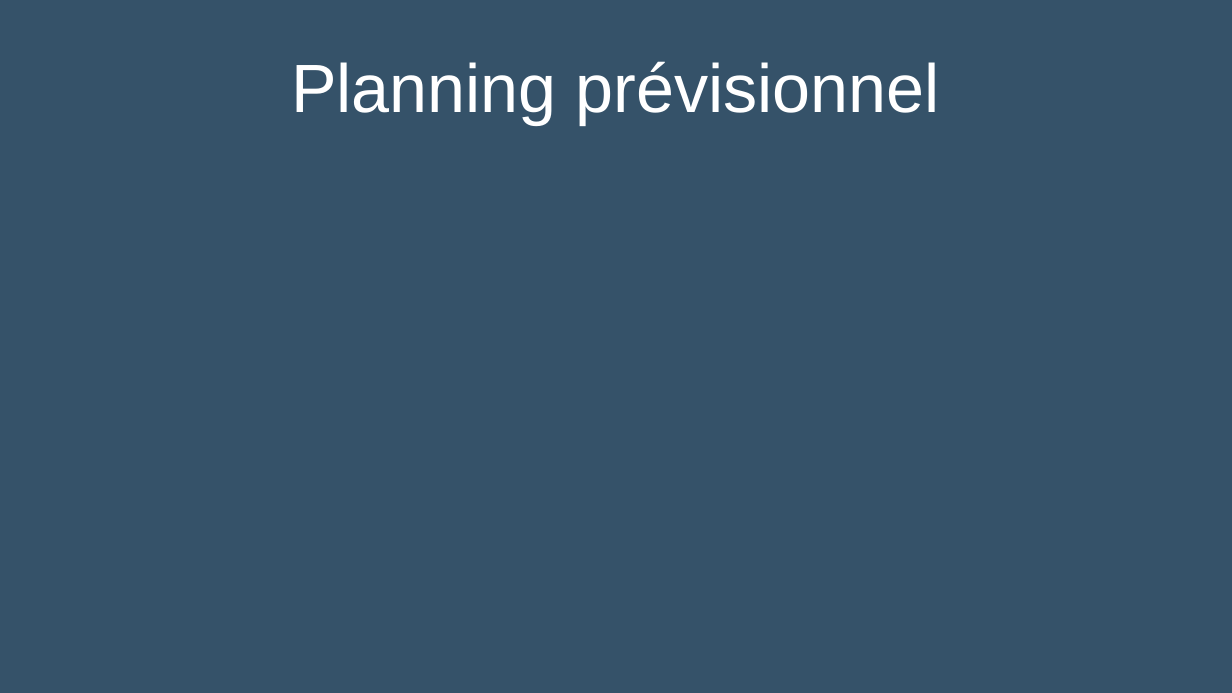
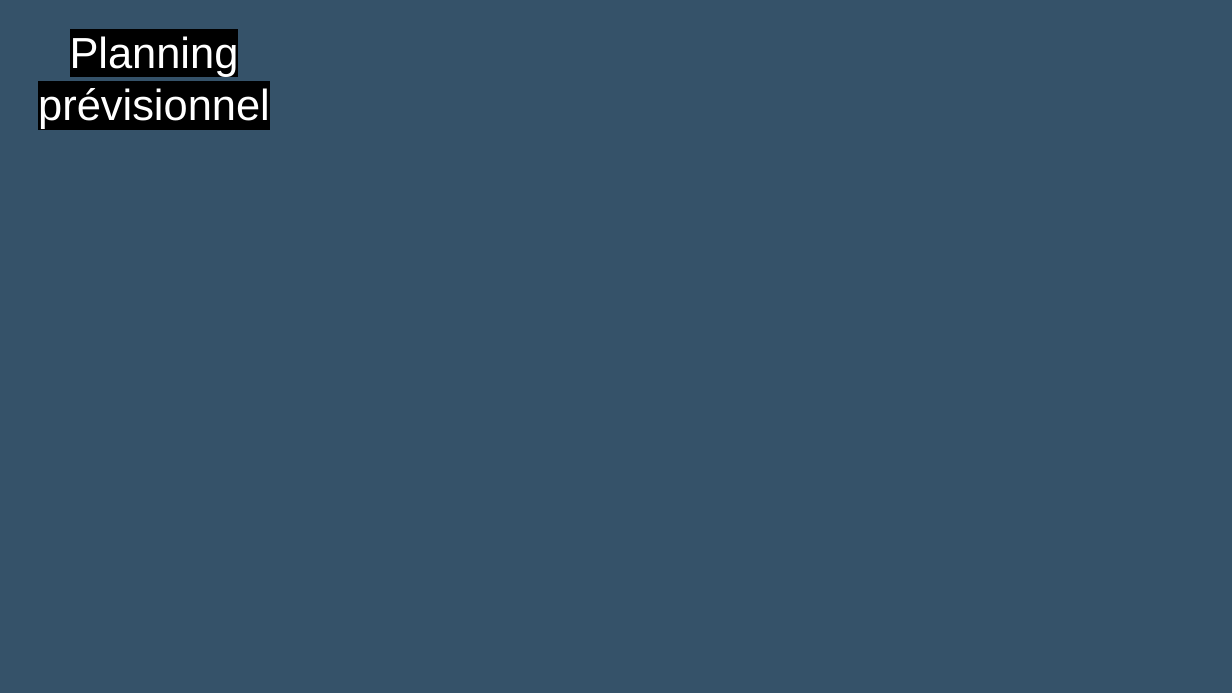
Before and after one commit to Sauvage89/sechoir-houblon, a slide deck: slide 12 of doc/diaporama/revue1.odp. Drawn at 1232x693 pixels with LibreOffice and Linux fonts; fonts in the diff are those of the drawing; background and template pictures are left out. Boxes give left, top, right and bottom in pixels: in the first picture for what was removed or moved away, otherwise in the second. Text is boxed around its words. In the diff, an @@ line names an element or a change of style, - is before the commit and + after.

Commit message:
doc: ajout du cahier de recette du fichier synopitque, de la prevision de tache. Ajout du synoptique, du planning de prevision dans le diaporama

```diff
--- a/doc/diaporama/revue1.odp
+++ b/doc/diaporama/revue1.odp
@@ title "Planning prévisionnel": place and size @@
-title "Planning prévisionnel" at (291, 61, 940, 125)
+title "Planning prévisionnel" at (38, 33, 270, 129)
@@ title "Planning prévisionnel" at (38, 33, 270, 129): size 44 to 28 pt, highlight none to #000000 @@
```
Also in this commit, not shown: 3 other slides changed, 2 slides added, 2 slides removed, 3 other files.
